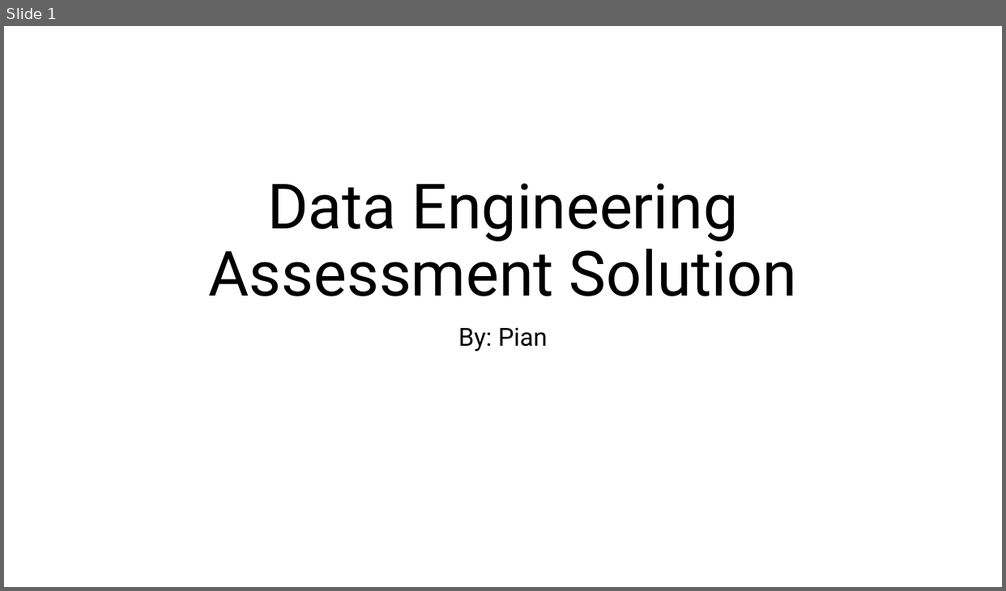
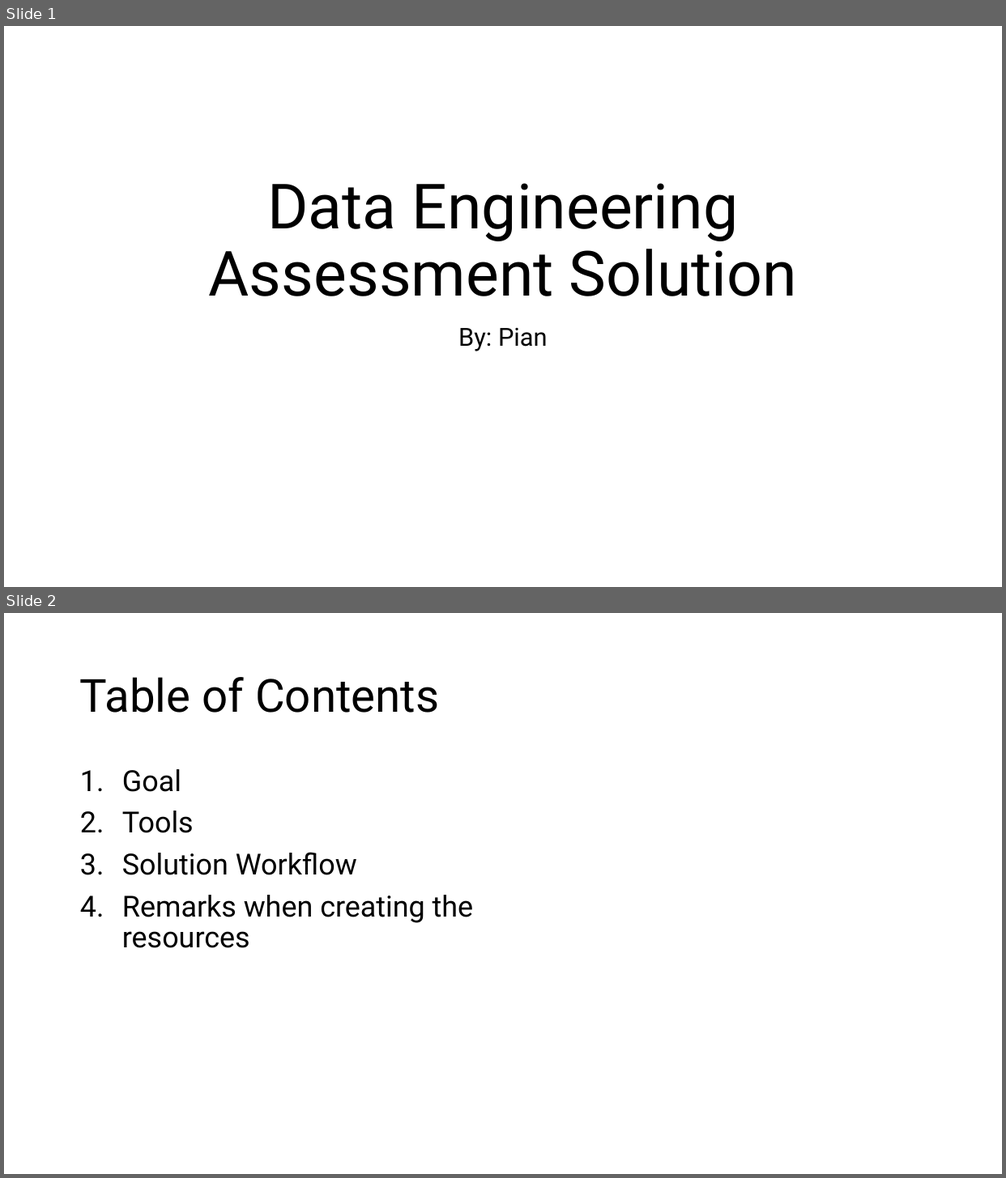
Before and after one commit to HiImPian/DEA_Rockfeather, a slide deck: DEA_solution.pptx. Shown one above the other, each under a label of ours: slide 1 before the commit, slides 1 and 2 after it. The pictures are 1006x591 and 1006x1178 pixels, drawn with LibreOffice and Linux fonts; fonts in the diff are those of the drawing. Boxes give left, top, right and bottom in pixels: in the first picture for what was removed or moved away, otherwise in the second. Text is boxed around its words. In the diff, an @@ line names an element or a change of style, - is before the commit and + after.

```diff
--- a/DEA_solution.pptx
+++ b/DEA_solution.pptx
@@ slide 2 added at [4,613,1002,1174], background #FFFFFF @@
@@ title added at [80,677,439,713], 44 pt, text #000000 @@
+Table of Contents
@@ text added at [122,769,474,948], 28 pt, text #000000 @@
+1. Goal
+2. Tools
+3. Solution Workflow
+4. Remarks when creating the resources
```
Also in this commit, not shown: 3 slides changed, 4 other slides added, 1 slide removed, 1 other file.
